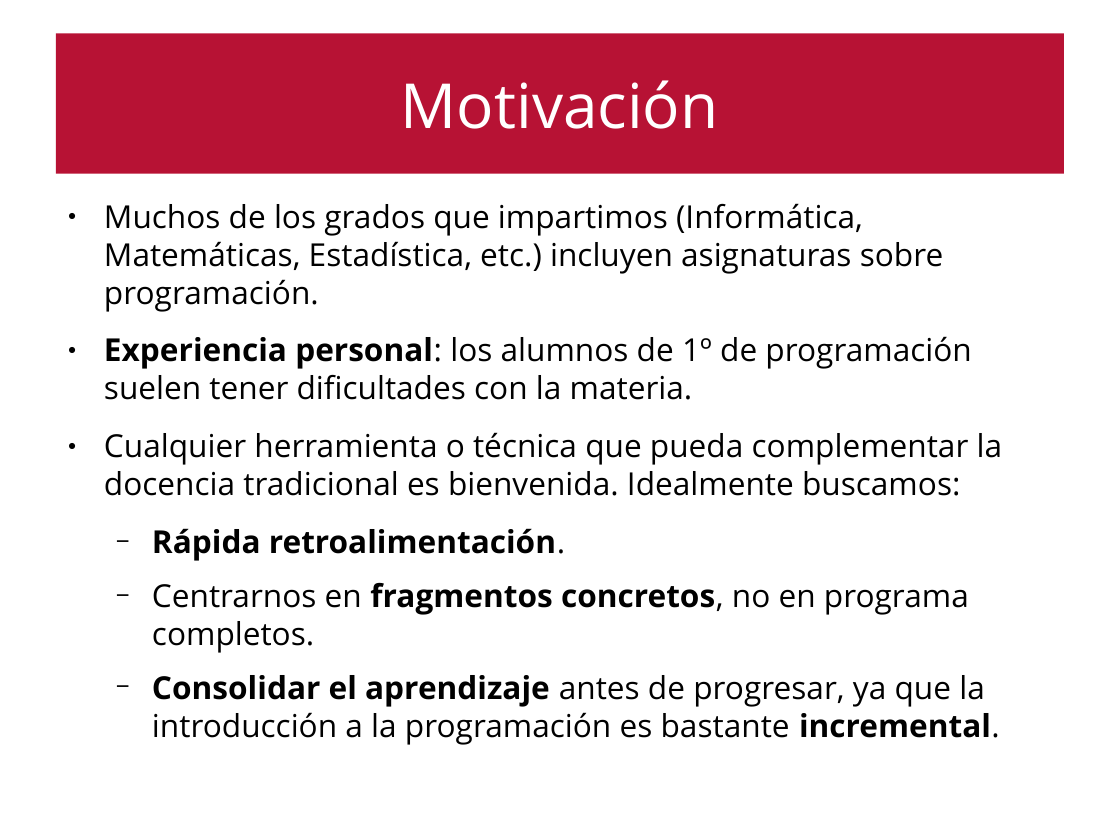
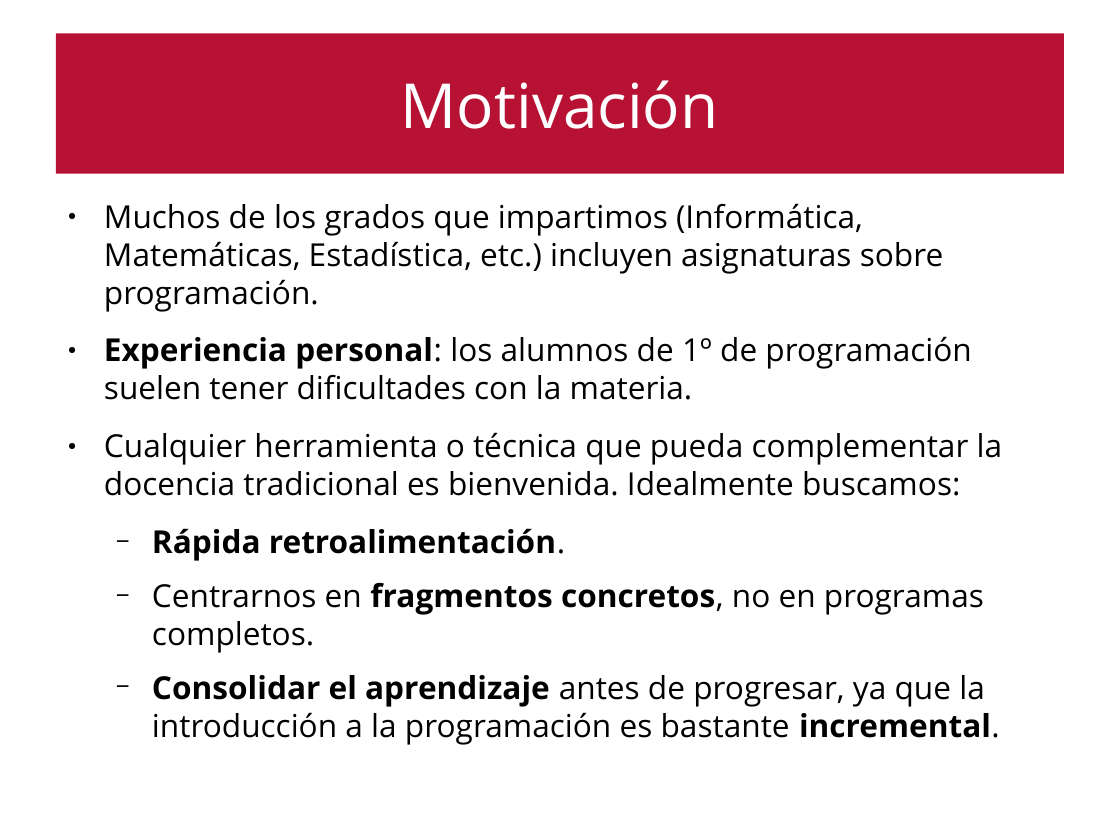
Before and after one commit to emartinm/TutorialesInteractivos, a slide deck: slide 2 of doc/TIC_en_la_enseñanza_II.odp. Drawn at 1120x840 pixels with LibreOffice and Linux fonts; fonts in the diff are those of the drawing. Boxes give left, top, right and bottom in pixels: in the first picture for what was removed or moved away, otherwise in the second. Text is boxed around its words. In the diff, an @@ line names an element or a change of style, - is before the commit and + after.

```diff
--- a/doc/TIC_en_la_enseñanza_II.odp
+++ b/doc/TIC_en_la_enseñanza_II.odp
@@ text at [152,583,984,653]: text changed @@
-  − Centrarnos en fragmentos concretos, no en programa completos.
+  − Centrarnos en fragmentos concretos, no en programas completos.
```
Also in this commit, not shown: 2 other slides changed.
